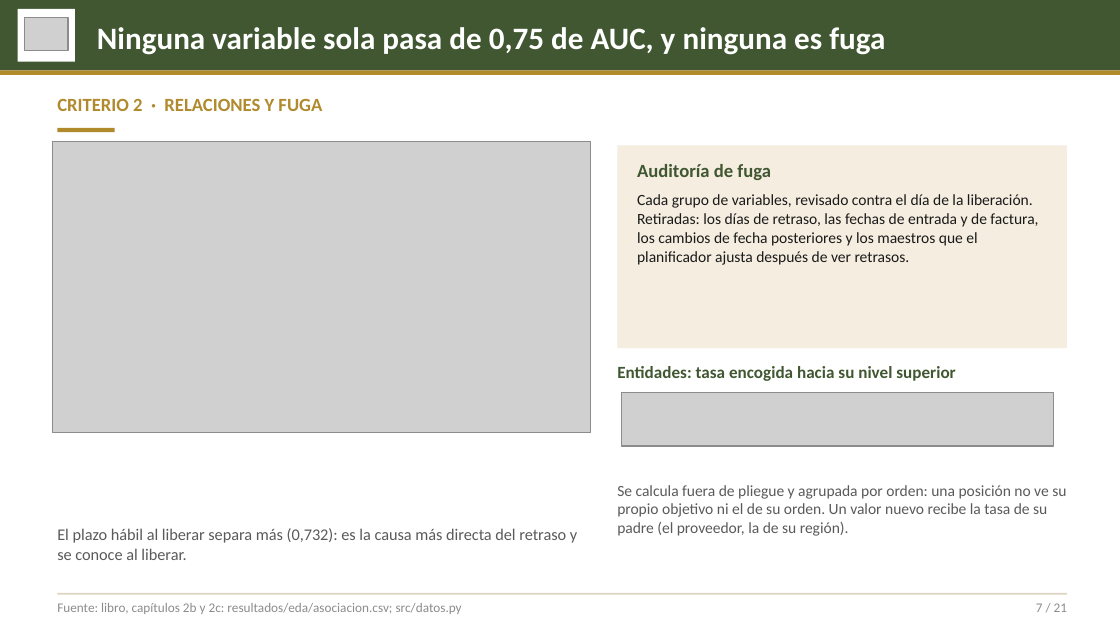
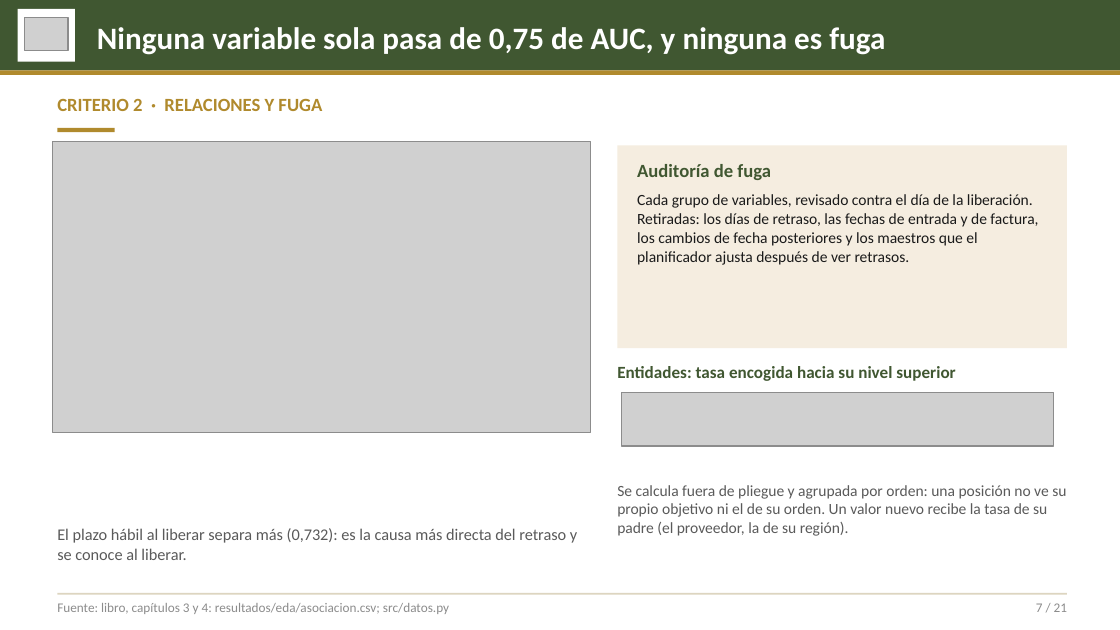
Before and after one commit to ddcarbono/otif-compras-ml, a slide deck: slide 7 of presentacion/sustentacion_otif.pptx. Drawn at 1120x630 pixels with LibreOffice and Linux fonts; fonts in the diff are those of the drawing; grey boxes stand for pictures. Boxes give left, top, right and bottom in pixels: in the first picture for what was removed or moved away, otherwise in the second. Text is boxed around its words. In the diff, an @@ line names an element or a change of style, - is before the commit and + after.

Commit message:
Por qué XGBoost y no la logística con N y M (criticas.csv), capítulo 10 con siete conjuntos públicos, lámina 19 nueva

```diff
--- a/presentacion/sustentacion_otif.pptx
+++ b/presentacion/sustentacion_otif.pptx
@@ text at (x1=57, y1=603, x2=449, y2=614): text changed @@
-Fuente: libro, capítulos 2b y 2c: resultados/eda/asociacion.csv; src/datos.py
+Fuente: libro, capítulos 3 y 4: resultados/eda/asociacion.csv; src/datos.py
```
Also in this commit, not shown: 14 other slides changed, 1 slide added, 1 slide removed, 30 other files.
